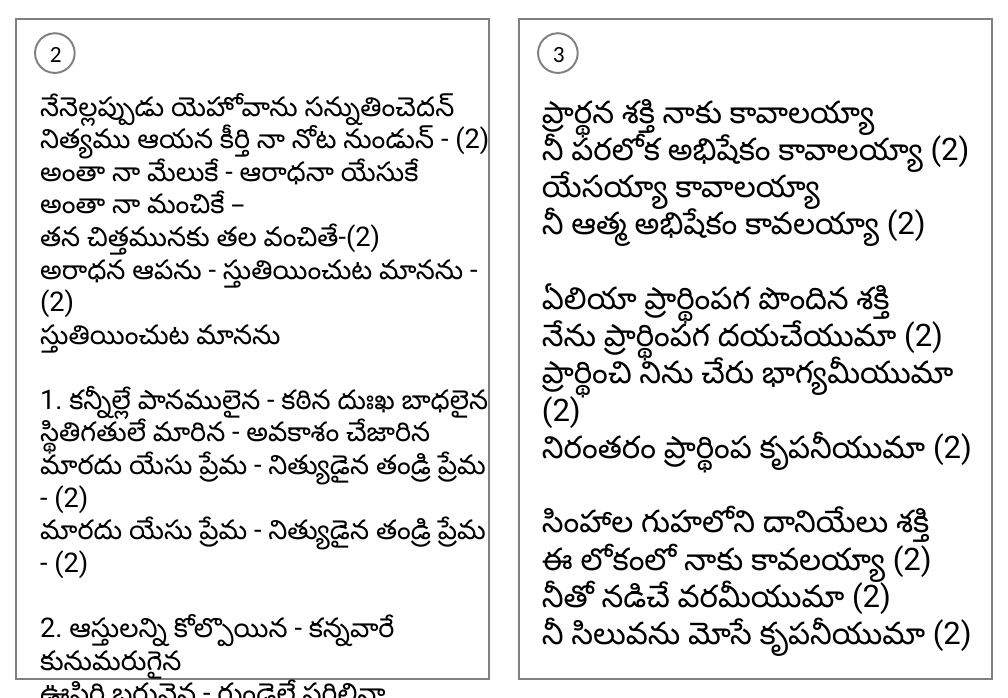
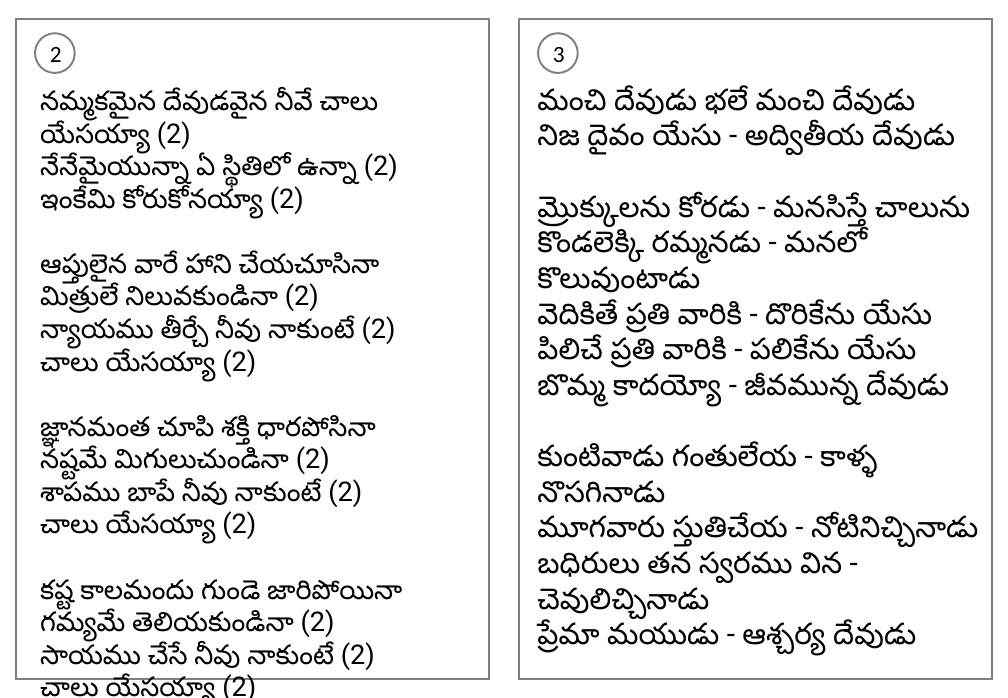
Before and after one commit to venu-webdev/songsDb, a slide deck: slide 2 of songsTemplate.pptx. Drawn at 1008x698 pixels with LibreOffice and Linux fonts; fonts in the diff are those of the drawing. Boxes give left, top, right and bottom in pixels: in the first picture for what was removed or moved away, otherwise in the second. Text is boxed around its words. In the diff, an @@ line names an element or a change of style, - is before the commit and + after.

```diff
--- a/songsTemplate.pptx
+++ b/songsTemplate.pptx
@@ text at (537, 88, 978, 656): text changed; size 24 to 23 pt @@
-ప్రార్థన శక్తి నాకు కావాలయ్యా
-నీ పరలోక అభిషేకం కావాలయ్యా (2)
-యేసయ్యా కావాలయ్యా
-నీ ఆత్మ అభిషేకం కావలయ్యా (2)
-ఏలియా ప్రార్థింపగ పొందిన శక్తి
-నేను ప్రార్థింపగ దయచేయుమా (2)
-ప్రార్థించి నిను చేరు భాగ్యమీయుమా (2)
-నిరంతరం ప్రార్థింప కృపనీయుమా (2)
-సింహాల గుహలోని దానియేలు శక్తి
-ఈ లోకంలో నాకు కావలయ్యా (2)
-నీతో నడిచే వరమీయుమా (2)
-నీ సిలువను మోసే కృపనీయుమా (2)
+మంచి దేవుడు భలే మంచి దేవుడు
+నిజ దైవం యేసు - అద్వితీయ దేవుడు
+మ్రొక్కులను కోరడు - మనసిస్తే చాలును
+కొండలెక్కి రమ్మనడు - మనలో కొలువుంటాడు
+వెదికితే ప్రతి వారికి - దొరికేను యేసు
+పిలిచే ప్రతి వారికి - పలికేను యేసు
+బొమ్మ కాదయ్యో - జీవమున్న దేవుడు
+కుంటివాడు గంతులేయ - కాళ్ళ నొసగినాడు
+మూగవారు స్తుతిచేయ - నోటినిచ్చినాడు
+బధిరులు తన స్వరము విన - చెవులిచ్చినాడు
+ప్రేమా మయుడు - ఆశ్చర్య దేవుడు
@@ text at (40, 90, 402, 698): text changed @@
-నేనెల్లప్పుడు యెహోవాను సన్నుతించెదన్‌
-నిత్యము ఆయన కీర్తి నా నోట నుండున్‌ - (2)
-అంతా నా మేలుకే - ఆరాధనా యేసుకే
-అంతా నా మంచికే –
-తన చిత్తమునకు తల వంచితే-(2)
-అరాధన ఆపను - స్తుతియించుట మానను - (2)
-స్తుతియించుట మానను
-1. కన్నీల్లే పానములైన - కఠిన దుఃఖ బాధలైన
-స్థితిగతులే మారిన - అవకాశం చేజారిన
-మారదు యేసు ప్రేమ - నిత్యుడైన తండ్రి ప్రేమ - (2)
-మారదు యేసు ప్రేమ - నిత్యుడైన తండ్రి ప్రేమ - (2)
-2. ఆస్తులన్ని కోల్పొయిన - కన్నవారే కునుమరుగైన
-ఊపిరి బరువైన - గుండెలే పగిలినా
-యెహోవా యిచ్చెను - యెహోవా తీసికొనెను - (2)
-ఆయన నామమునకే - స్తుతి కలుగు గాక - (2)
+నమ్మకమైన దేవుడవైన నీవే చాలు యేసయ్యా (2)
+నేనేమైయున్నా ఏ స్థితిలో ఉన్నా (2)
+ఇంకేమి కోరుకోనయ్యా (2)
+ఆప్తులైన వారే హాని చేయచూసినా
+మిత్రులే నిలువకుండినా (2)
+న్యాయము తీర్చే నీవు నాకుంటే (2)
+చాలు యేసయ్యా (2)
+జ్ఞానమంత చూపి శక్తి ధారపోసినా
+నష్టమే మిగులుచుండినా (2)
+శాపము బాపే నీవు నాకుంటే (2)
+చాలు యేసయ్యా (2)
+కష్ట కాలమందు గుండె జారిపోయినా
+గమ్యమే తెలియకుండినా (2)
+సాయము చేసే నీవు నాకుంటే (2)
+చాలు యేసయ్యా (2)
```
Also in this commit, not shown: 1 other slide changed, 7 other files.
